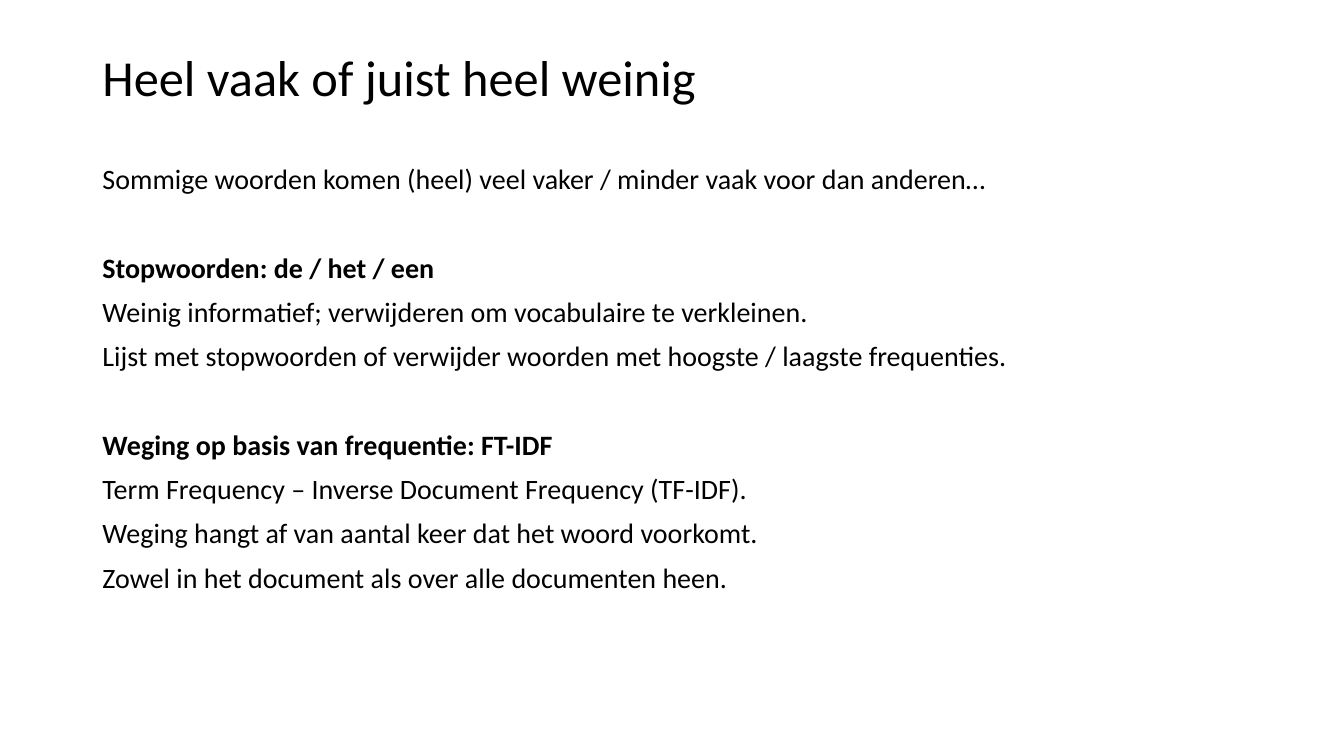
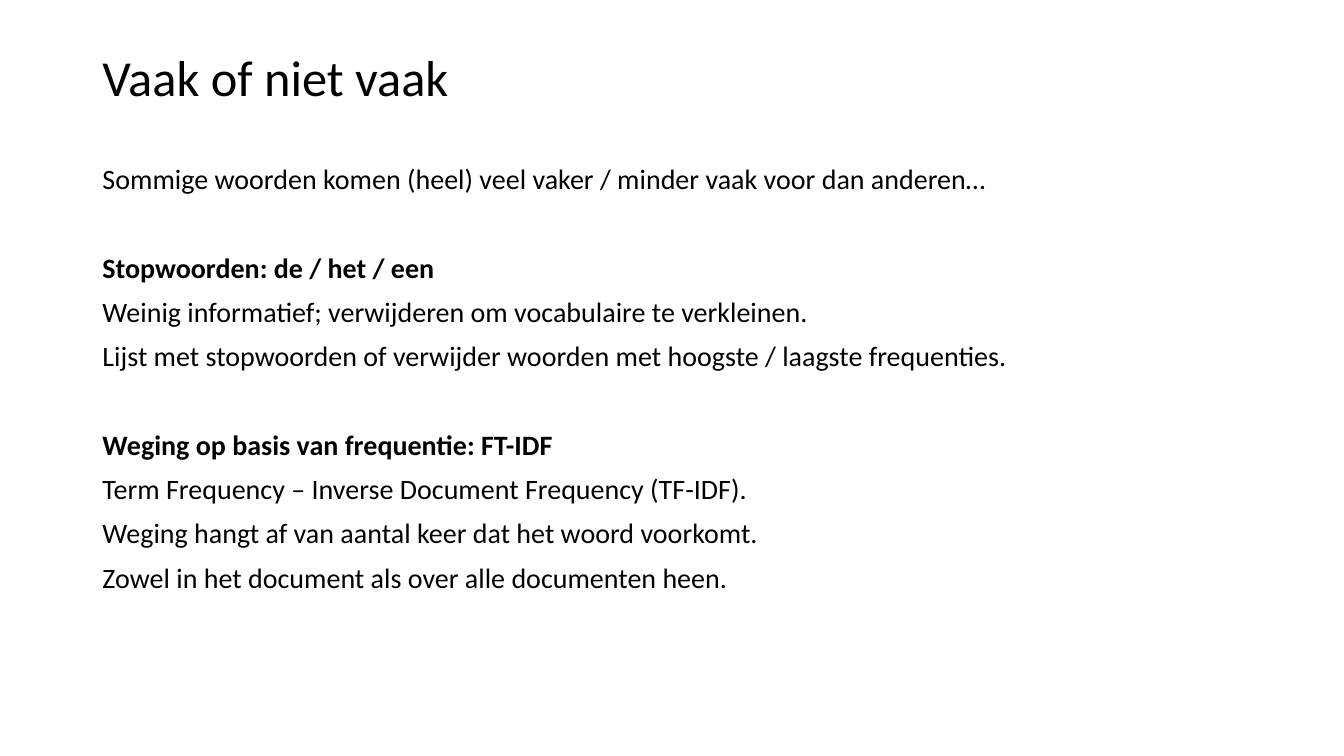
Before and after one commit to LFKoning/knowledge-sharing, a slide deck: slide 38 of python_trainees/5_nlp/python_traineeship_5.pptx. Drawn at 1344x756 pixels with LibreOffice and Linux fonts; fonts in the diff are those of the drawing. Boxes give left, top, right and bottom in pixels: in the first picture for what was removed or moved away, otherwise in the second. Text is boxed around its words. In the diff, an @@ line names an element or a change of style, - is before the commit and + after.

```diff
--- a/python_trainees/5_nlp/python_traineeship_5.pptx
+++ b/python_trainees/5_nlp/python_traineeship_5.pptx
@@ title at bbox=[102, 61, 448, 97]: text changed @@
-Heel vaak of juist heel weinig
+Vaak of niet vaak
```
Also in this commit, not shown: 12 other slides changed, 18 slides added, 2 slides removed, 10 other files.
